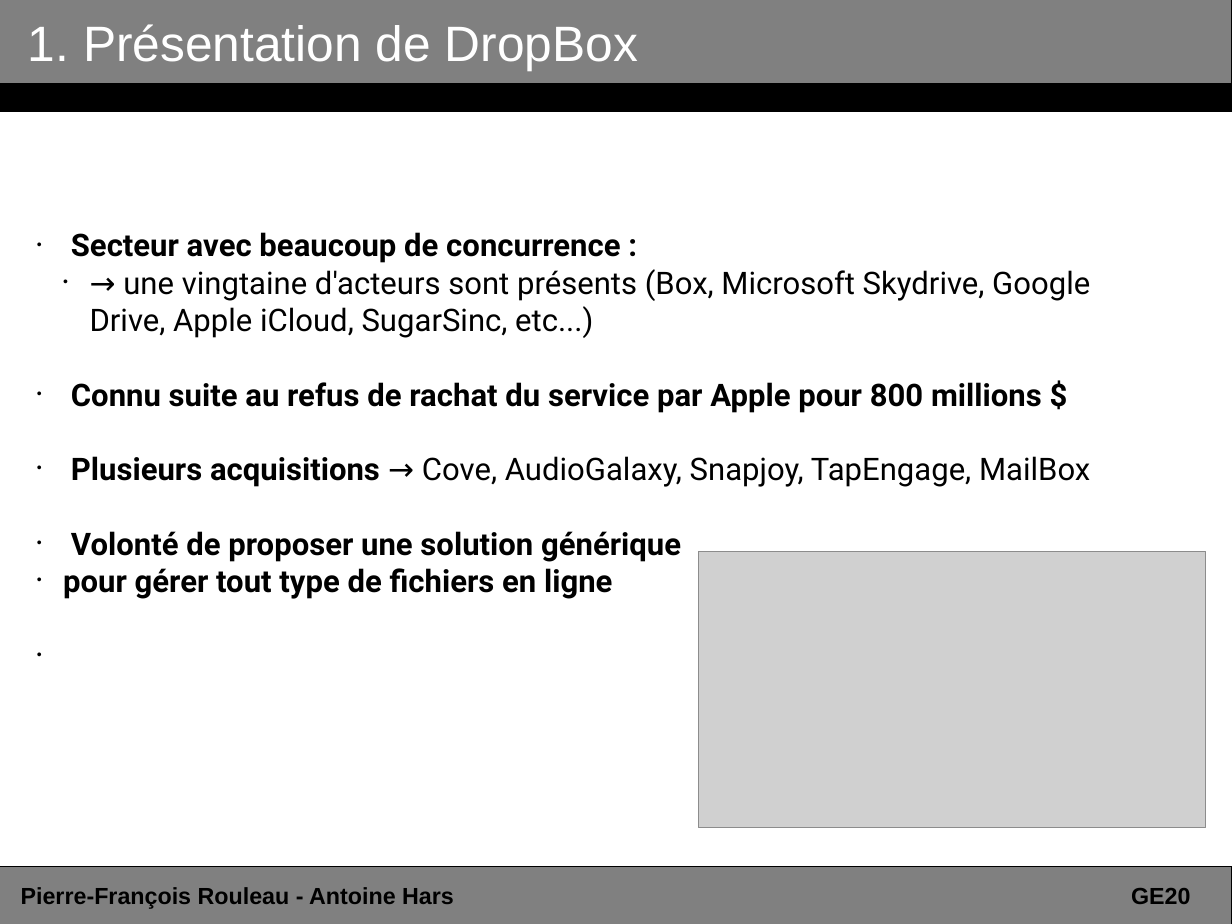
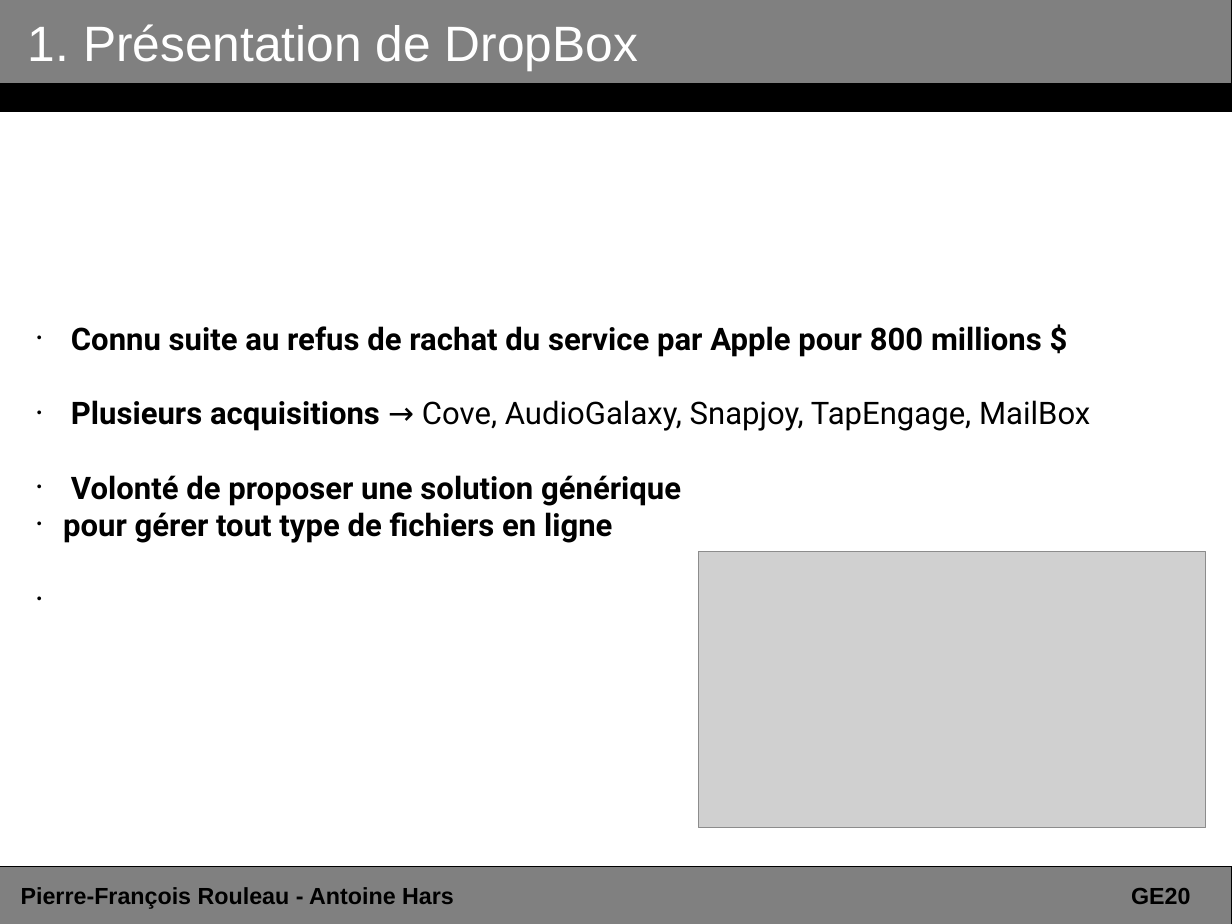
Before and after one commit to ahars/ge20, a slide deck: slide 6 of presentation_dropbox.odp (slide 5 before the commit). Drawn at 1232x924 pixels with LibreOffice and Linux fonts; fonts in the diff are those of the drawing; grey boxes stand for pictures. Boxes give left, top, right and bottom in pixels: in the first picture for what was removed or moved away, otherwise in the second. Text is boxed around its words. In the diff, an @@ line names an element or a change of style, - is before the commit and + after.

```diff
--- a/presentation_dropbox.odp
+++ b/presentation_dropbox.odp
@@ subtitle at (71,232,1090,338): paragraphs removed @@
-• Secteur avec beaucoup de concurrence :
-  • → une vingtaine d'acteurs sont présents (Box, Microsoft Skydrive, Google Drive, Apple iCloud, SugarSinc, etc...)
```
Also in this commit, not shown: 7 other slides changed, 1 slide added.
